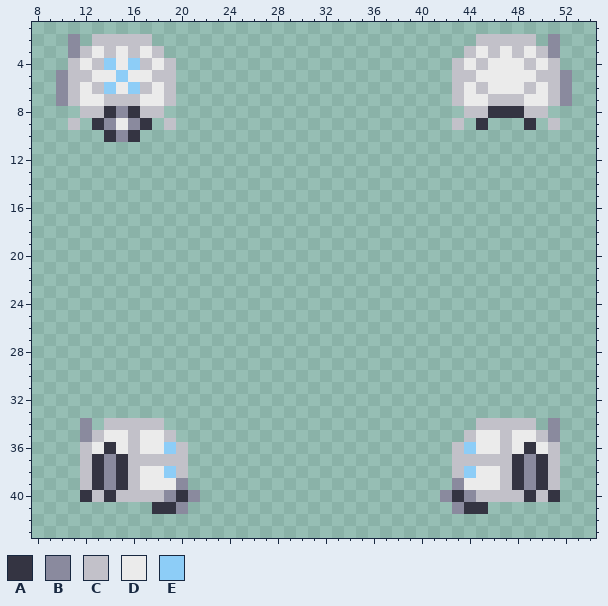
Two versions of one pixel-art sprite, Resources/Textures/_Goobstation/Clothing/Head/Hardsuits/goobparamed.rsi/off-equipped-HELMET.png. The first picture shows the starting point.
The file is 64x64 pixels. Colours within 5 levels of each other are drawn and written as one. Shown: x 8..54, y 1..43.
Palette (. is transparent): A #343442  B #8a8a9e  C #c2c1c9  D #ebebeb  E #8dcdf7
Pixels before, first column x 10:
 2 .B.CCCCC...........................CCCCC.B.
 3 .BCDCDCDC.........................CDCDCDCB.
 4 .CDCEDECDC.......................CDCDDDCDC.
 5 BCCDDEDDCC.......................CCDDDDDCCB
 6 BCDCEDECDC.......................CDCDDDCDCB
 7 BCDDCCCDDC.......................CDDCCCDDCB
 8 ..CCABACC.........................CCAAACC..
 9 .C.ABDBA.C.......................C.A...A.C.
10 ....ABA....................................
11 ...........................................
12 ...........................................
13 ...........................................
14 ...........................................
15 ...........................................
16 ...........................................
17 ...........................................
18 ...........................................
19 ...........................................
20 ...........................................
21 ...........................................
22 ...........................................
23 ...........................................
24 ...........................................
25 ...........................................
26 ...........................................
27 ...........................................
28 ...........................................
29 ...........................................
30 ...........................................
31 ...........................................
32 ...........................................
33 ...........................................
34 ..B.CCCCC..........................CCCCC.B.
35 ..BCDDCDDC........................CDDCDDCB.
36 ..CDADCDDEC......................CEDDCDADC.
37 ..CABACCCCC......................CCCCCABAC.
38 ..CABACDDEC......................CEDDCABAC.
39 ..CABACDDDB......................BDDDCABAC.
40 ..ACACCCCBAB....................BABCCCCACA.
41 ........AAB......................BAA.......
The result:
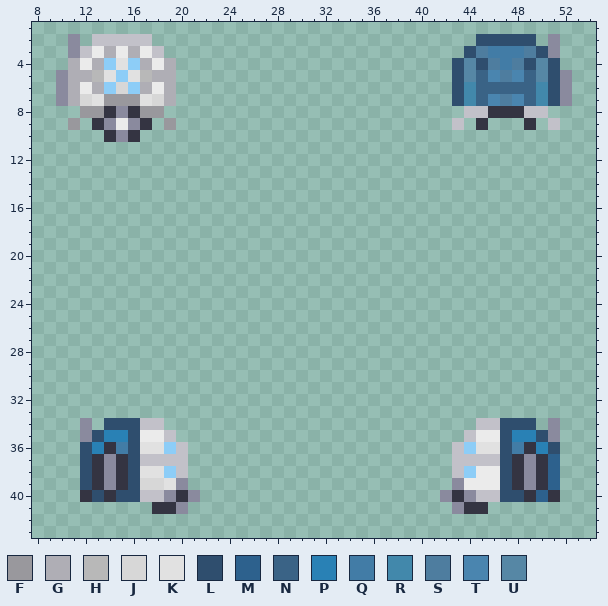
Colours new in this view: F #99989d  G #afaeb5  H #b8b8b8  J #d7d7d7  K #e1e1e1  L #2f4e6e  M #2d618d  N #3a6386  P #2981b5  Q #427ca6  R #4288ab  S #4e7d9f  T #4a85af  U #5687a5
From old to new:
Colour C becomes colour F in row 7 at x 14 to 16; in row 8 at x 12 to 13 and 17 to 18; in row 9 at x 11 and 19.
Colour C becomes colour G in row 3 at x 14 and 16; in row 4 at x 11, 13, 17 and 19; in row 5 at x 11 to 12 and 18 to 19; in row 6 at x 11, 13, 17 and 19; in row 7 at x 11 and 19.
Colour D becomes colour H in row 5 at x 13 and 17.
Colour D becomes colour J in row 6 at x 15; in row 7 at x 12 and 18; in row 39 at x 17 to 18.
Colour D becomes colour K in row 4 at x 15; in row 5 at x 14 and 16; in row 7 at x 13 and 17; in row 36 at x 17 to 18 and 45 to 46; in row 38 at x 17 to 18; in row 39 at x 19.
Colour C becomes colour L in row 2 at x 45 to 49; in row 3 at x 44 and 50; in row 4 at x 43, 45, 49 and 51; in rows 5 to 7 at x 43 and 51; in row 34 at x 14 to 16 and 47 to 49; in row 35 at x 13, 16, 47 and 50.
Colour C becomes colour L in row 36 at x 12, 16, 47 and 51; in rows 37 to 39 at x 12, 16 and 47; in row 40 at x 13, 15 to 16 and 47 to 48.
Colour C becomes colour M in rows 37 to 39 at x 51; in row 40 at x 50.
Colour C becomes colour N in row 6 at x 45 and 49.
Colour D becomes colour N in row 5 at x 45 and 49; in row 6 at x 46 to 48; in row 7 at x 45 and 49.
Colour D becomes colour P in row 35 at x 14 to 15 and 48 to 49; in row 36 at x 13 and 50.
Colour C becomes colour Q in row 3 at x 46 and 48.
Colour D becomes colour Q in rows 3 to 4 at x 47; in row 36 at x 15 and 48.
Colour D becomes colour R in rows 6 to 7 at x 44 and 50.
Colour C becomes colour S in row 7 at x 47.
Colour D becomes colour S in row 3 at x 45 and 49; in row 4 at x 46 and 48; in row 5 at x 47.
Colour C becomes colour T in row 7 at x 46 and 48.
Colour D becomes colour T in row 5 at x 46 and 48.
Colour C becomes colour U in row 5 at x 44 and 50.
Colour D becomes colour U in row 4 at x 44 and 50.
Boxes around the changes in both pictures, in picture pixels (x1, y1, x2, y2):
changed: (452, 34, 560, 106)
changed: (68, 46, 176, 130)
changed: (80, 418, 176, 502)
changed: (476, 418, 560, 502)
